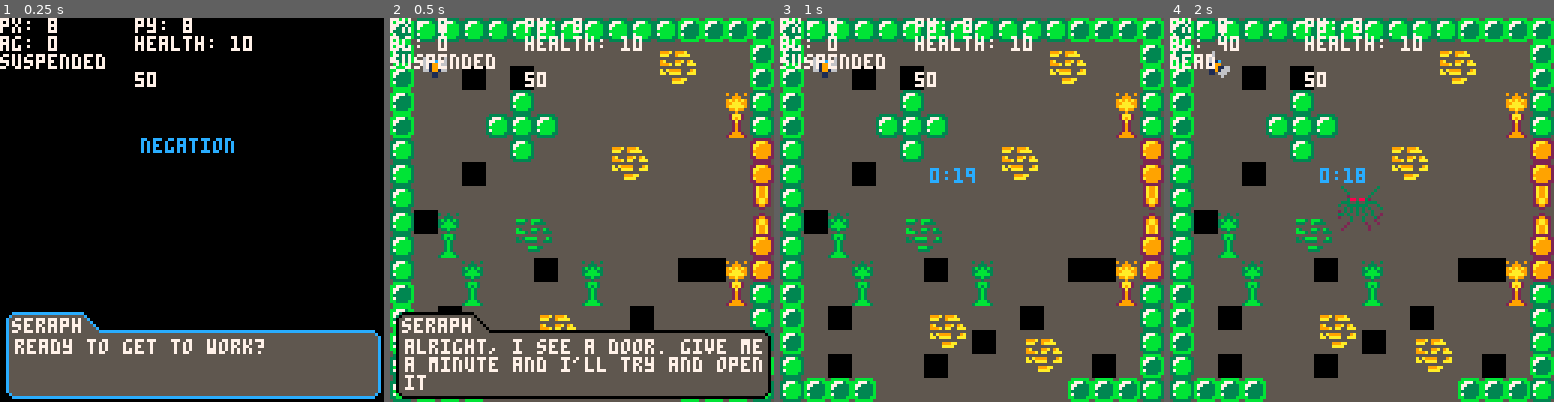
Above: before the commit, frames 1-4 (left to right).
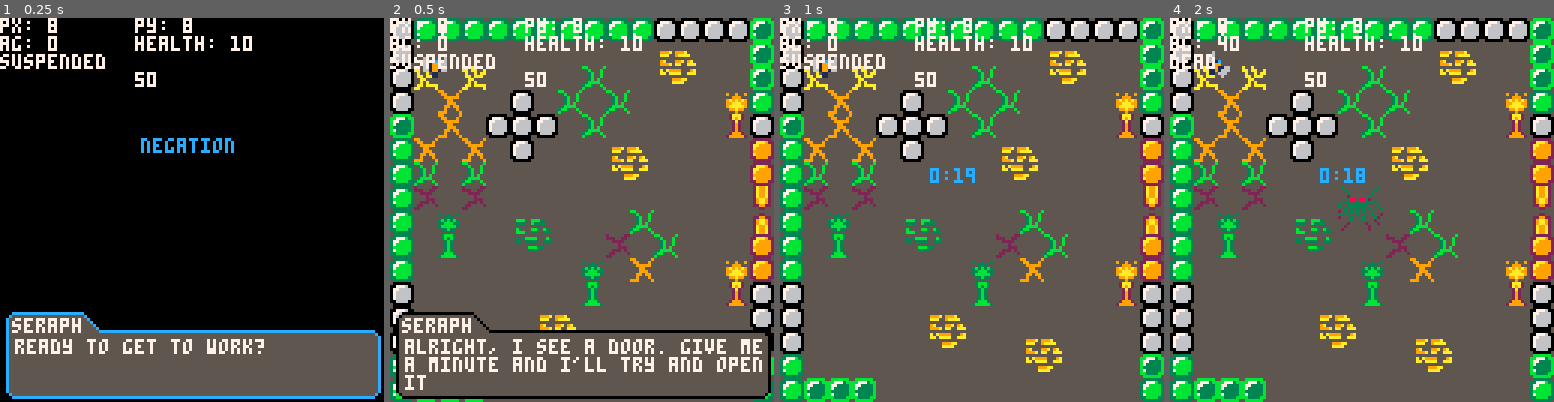
Above: after the commit, the same moments.

Repository: kbrewington/Negation
Game: PICO-8 cartridge negation.p8
Two runs of this game, one before a commit and one after it. Both use one fixed random seed, a clock stepped at 60 frames per second and the inputs below.
Inputs:
- Up to frame 1 (0.25 s): no input
- Up to frame 2 (0.5 s): tap X (X key) at 0.33 s
- Up to frame 3 (1 s): tap O (Z key) at 0.7 s
- Up to frame 4 (2 s): tap X (X key) at 1.07, 1.85 s; hold Right from 1.6 s (still down); tap O (Z key) at 1.7 s

Frame 1 is identical in both runs. In frame 2, 12% of the frame differs, in the area x 0-100%, y 0-100%; in frame 3, 15%; in frame 4, 15%.

Commit message:
Added 2 New Bosses, altered level 1 a bit
I added sprites for 2 bosses and their projectiles. I also made some changes to the first level to try and mix up the colorrs a bit

Diff:
--- a/negation.p8
+++ b/negation.p8
@@ -930,168 +930,168 @@
 
 
 __gff__
-0001000000000101000000000000000000000000000000000000000000000000000000000001000000000000000000000000000000000000000000000000000000000000000000000000000000000000000000000000000000000000000000000000000000000000000000000000000000000000000000000000000000000000
+0001000000000101000000000000000000000000000000000000000000000000000000000001000000000000000000000000000000000000000000000100000000000000000000000000000000000000000000000000000000000000000000000000000000000000000000000000000000000000000000000000000000000000
 0000000000000000000000000000000000000000000000000000000000000000000000000000000000000000000000000000000000000000000000000000000000000000000000000000000000000000000000000000000000000000000000000000000000000000000000000000000000000000000000000000000000000000
 __map__
-2506060606060606060606062525252500000000000000000000000000000000000000000000000000000000000000000000000000000000000000000000000000000000000000000000000000000000000000000000000000000000000000000000000000000000000000000000000000000000000000000000000000000000
-2503030303030303030303040503032500000000000000000000000000000000000000000000000000000000000000000000000000000000000000000000000000000000000000000000000000000000000000000000000000000000000000000000000000000000000000000000000000000000000000000000000000000000
-2503031213121303030303141503032505000000000000000000000000000000000000000000000000000000000000000000000000000000000000000000000000000000000000000000000000000000000000000000000000000000000000000000000000000000000000000000000000000000000000000000000000000000
-2503030303060303030303030303d30615000000000000000000000000000000000000000000000000000000000000000000000000000000000000000000000000000000000000000000000000000000000000000000000000000000000000000000000000000000000000000000000000000000000000000000000000000000
-2503030306060603030303030303c90605000000000000000000000000000000000000000000000000000000000000000000000000000000000000000000000000000000000000000000000000000000000000000000000000000000000000000000000000000000000000000000000000000000000000000000000000000000
-0603030303060303030405030303030715000000000000000000000000000000000000000000000000000000000000000000000000000000000000000000000000000000000000000000000000000000000000000000000000000000000000000000000000000000000000000000000000000000000000000000000000000000
-0603131213030303031415030303030705000000000000000000000000000000000000000000000000000000000000000000000000000000000000000000000000000000000000000000000000000000000000000000000000000000000000000000000000000000000000000000000000000000000000000000000000000000
-0603030303030303030303030303030803000000000000000000000000000000000000000000000000000000000000000000000000000000000000000000000000000000000000000000000000000000000000000000000000000000000000000000000000000000000000000000000000000000000000000000000000000000
-0612c303132a2b03030303030303031813000000000000000000000000000000000000000000000000000000000000000000000000000000000000000000000000000000000000000000000000000000000000000000000000000000000000000000000000000000000000000000000000000000000000000000000000000000
-0603ca03033a3b03030303030303030703000000000000000000000000000000000000000000000000000000000000000000000000000000000000000000000000000000000000000000000000000000000000000000000000000000000000000000000000000000000000000000000000000000000000000000000000000000
-061303c303131213c30303031212d30713000000000000000000000000000000000000000000000000000000000000000000000000000000000000000000000000000000000000000000000000000000000000000000000000000000000000000000000000000000000000000000000000000000000000000000000000000000
-250303ca03030303ca0303030303c90603000000000000000000000000000000000000000000000000000000000000000000000000000000000000000000000000000000000000000000000000000000000000000000000000000000000000000000000000000000000000000000000000000000000000000000000000000000
-2513120303130405030312030303130613000000000000000000000000000000000000000000000000000000000000000000000000000000000000000000000000000000000000000000000000000000000000000000000000000000000000000000000000000000000000000000000000000000000000000000000000000000
-2503030303031415120304050303030600000000000000000000000000000000000000000000000000000000000000000000000000000000000000000000000000000000000000000000000000000000000000000000000000000000000000000000000000000000000000000000000000000000000000000000000000000000
-0613120303131203030314150312132500000000000000000000000000000000000000000000000000000000000000000000000000000000000000000000000000000000000000000000000000000000000000000000000000000000000000000000000000000000000000000000000000000000000000000000000000000000
-0625252503030303030303032525250600000000000000000000000000000000000000000000000000000000000000000000000000000000000000000000000000000000000000000000000000000000000000000000000000000000000000000000000000000000000000000000000000000000000000000000000000000000
-0000002506060606252506062525250000000000000000000000000000000000000000000000000000000000000000000000000000000000000000000000000000000000000000000000000000000000000000000000000000000000000000000000000000000000000000000000000000000000000000000000000000000000
-0000000000000000000000000000000000000000000000000000000000000000000000000000000000000000000000000000000000000000000000000000000000000000000000000000000000000000000000000000000000000000000000000000000000000000000000000000000000000000000000000000000000000000
-0000000000000000000000000000000000000000000000000000000000000000000000000000000000000000000000000000000000000000000000000000000000000000000000000000000000000000000000000000000000000000000000000000000000000000000000000000000000000000000000000000000000000000
-0000000000000000000000000000000000000000000000000000000000000000000000000000000000000000000000000000000000000000000000000000000000000000000000000000000000000000000000000000000000000000000000000000000000000000000000000000000000000000000000000000000000000000
-0000000000000000000000000000000000000000000000000000000000000000000000000000000000000000000000000000000000000000000000000000000000000000000000000000000000000000000000000000000000000000000000000000000000000000000000000000000000000000000000000000000000000000
-0000000000000000000000000000000000000000000000000000000000000000000000000000000000000000000000000000000000000000000000000000000000000000000000000000000000000000000000000000000000000000000000000000000000000000000000000000000000000000000000000000000000000000
-0000000000000000000000000000000000000000000000000000000000000000000000000000000000000000000000000000000000000000000000000000000000000000000000000000000000000000000000000000000000000000000000000000000000000000000000000000000000000000000000000000000000000000
-0000000000000000000000000000000000000000000000000000000000000000000000000000000000000000000000000000000000000000000000000000000000000000000000000000000000000000000000000000000000000000000000000000000000000000000000000000000000000000000000000000000000000000
-0000000000000000000000000000000000000000000000000000000000000000000000000000000000000000000000000000000000000000000000000000000000000000000000000000000000000000000000000000000000000000000000000000000000000000000000000000000000000000000000000000000000000000
-0000000000000000000000000000000000000000000000000000000000000000000000000000000000000000000000000000000000000000000000000000000000000000000000000000000000000000000000000000000000000000000000000000000000000000000000000000000000000000000000000000000000000000
-0000000000000000000000000000000000000000000000000000000000000000000000000000000000000000000000000000000000000000000000000000000000000000000000000000000000000000000000000000000000000000000000000000000000000000000000000000000000000000000000000000000000000000
-0000000000000000000000000000000000000000000000000000000000000000000000000000000000000000000000000000000000000000000000000000000000000000000000000000000000000000000000000000000000000000000000000000000000000000000000000000000000000000000000000000000000000000
-0000000000000000000000000000000000000000000000000000000000000000000000000000000000000000000000000000000000000000000000000000000000000000000000000000000000000000000000000000000000000000000000000000000000000000000000000000000000000000000000000000000000000000
-0000000000000000000000000000000000000000000000000000000000000000000000000000000000000000000000000000000000000000000000000000000000000000000000000000000000000000000000000000000000000000000000000000000000000000000000000000000000000000000000000000000000000000
-0000000000000000000000000000000000000000000000000000000000000000000000000000000000000000000000000000000000000000000000000000000000000000000000000000000000000000000000000000000000000000000000000000000000000000000000000000000000000000000000000000000000000000
-0000000000000000000000000000000000000000000000000000000000000000000000000000000000000000000000000000000000000000000000000000000000000000000000000000000000000000000000000000000000000000000000000000000000000000000000000000000000000000000000000000000000000000
-…(130 lines of a section not shown)…
+3c060606060606060606063c3c3c3c2500000000000000000000000000000000000000000000000000000000000000000000000000000000000000000000000000000000000000000000000000000000000000000000000000000000000000000000000000000000000000000000000000000000000000000000000000000000
+3c03030303030303030303040503032500000000000000000000000000000000000000000000000000000000000000000000000000000000000000000000000000000000000000000000000000000000000000000000000000000000000000000000000000000000000000000000000000000000000000000000000000000000
+3c37033703030303130303141503032505000000000000000000000000000000000000000000000000000000000000000000000000000000000000000000000000000000000000000000000000000000000000000000000000000000000000000000000000000000000000000000000000000000000000000000000000000000
+3c031603033c0313031303030303d30615000000000000000000000000000000000000000000000000000000000000000000000000000000000000000000000000000000000000000000000000000000000000000000000000000000000000000000000000000000000000000000000000000000000000000000000000000000
+253216033c3c3c32130303030303c93c05000000000000000000000000000000000000000000000000000000000000000000000000000000000000000000000000000000000000000000000000000000000000000000000000000000000000000000000000000000000000000000000000000000000000000000000000000000
+06163216323c3232030405030303030715000000000000000000000000000000000000000000000000000000000000000000000000000000000000000000000000000000000000000000000000000000000000000000000000000000000000000000000000000000000000000000000000000000000000000000000000000000
+0613031303323232031415030303030705000000000000000000000000000000000000000000000000000000000000000000000000000000000000000000000000000000000000000000000000000000000000000000000000000000000000000000000000000000000000000000000000000000000000000000000000000000
+0622032203033203030303030303030803000000000000000000000000000000000000000000000000000000000000000000000000000000000000000000000000000000000000000000000000000000000000000000000000000000000000000000000000000000000000000000000000000000000000000000000000000000
+0603c303032a2b03030313030303031803000000000000000000000000000000000000000000000000000000000000000000000000000000000000000000000000000000000000000000000000000000000000000000000000000000000000000000000000000000000000000000000000000000000000000000000000000000
+0603ca03033a3b03032203130303030703000000000000000000000000000000000000000000000000000000000000000000000000000000000000000000000000000000000000000000000000000000000000000000000000000000000000000000000000000000000000000000000000000000000000000000000000000000
+0632030303030303c30316030303d30703000000000000000000000000000000000000000000000000000000000000000000000000000000000000000000000000000000000000000000000000000000000000000000000000000000000000000000000000000000000000000000000000000000000000000000000000000000
+3c03030303030303ca0303030303c93c03000000000000000000000000000000000000000000000000000000000000000000000000000000000000000000000000000000000000000000000000000000000000000000000000000000000000000000000000000000000000000000000000000000000000000000000000000000
+3c03030303030405030303030303033c03000000000000000000000000000000000000000000000000000000000000000000000000000000000000000000000000000000000000000000000000000000000000000000000000000000000000000000000000000000000000000000000000000000000000000000000000000000
+3c03030303031415030304050303033c00000000000000000000000000000000000000000000000000000000000000000000000000000000000000000000000000000000000000000000000000000000000000000000000000000000000000000000000000000000000000000000000000000000000000000000000000000000
+0603030303030303030314150303032500000000000000000000000000000000000000000000000000000000000000000000000000000000000000000000000000000000000000000000000000000000000000000000000000000000000000000000000000000000000000000000000000000000000000000000000000000000
+0625252503030303030303030303030600000000000000000000000000000000000000000000000000000000000000000000000000000000000000000000000000000000000000000000000000000000000000000000000000000000000000000000000000000000000000000000000000000000000000000000000000000000
+000000253c3c3c06252506062525250000000000000000000000000000000000000000000000000000000000000000000000000000000000000000000000000000000000000000000000000000000000000000000000000000000000000000000000000000000000000000000000000000000000000000000000000000000000
+0000000000000000000000000000000000000000000000000000000000000000000000000000000000000000000000000000000000000000000000000000000000000000000000000000000000000000000000000000000000000000000000000000000000000000000000000000000000000000000000000000000000000000
+0000000000000000000000000000000000000000000000000000000000000000000000000000000000000000000000000000000000000000000000000000000000000000000000000000000000000000000000000000000000000000000000000000000000000000000000000000000000000000000000000000000000000000
+0000000000000000000000000000000000000000000000000000000000000000000000000000000000000000000000000000000000000000000000000000000000000000000000000000000000000000000000000000000000000000000000000000000000000000000000000000000000000000000000000000000000000000
+0000000000000000000000000000000000000000000000000000000000000000000000000000000000000000000000000000000000000000000000000000000000000000000000000000000000000000000000000000000000000000000000000000000000000000000000000000000000000000000000000000000000000000
+0000000000000000000000000000000000000000000000000000000000000000000000000000000000000000000000000000000000000000000000000000000000000000000000000000000000000000000000000000000000000000000000000000000000000000000000000000000000000000000000000000000000000000
+0000000000000000000000000000000000000000000000000000000000000000000000000000000000000000000000000000000000000000000000000000000000000000000000000000000000000000000000000000000000000000000000000000000000000000000000000000000000000000000000000000000000000000
+0000000000000000000000000000000000000000000000000000000000000000000000000000000000000000000000000000000000000000000000000000000000000000000000000000000000000000000000000000000000000000000000000000000000000000000000000000000000000000000000000000000000000000
+0000000000000000000000000000000000000000000000000000000000000000000000000000000000000000000000000000000000000000000000000000000000000000000000000000000000000000000000000000000000000000000000000000000000000000000000000000000000000000000000000000000000000000
+0000000000000000000000000000000000000000000000000000000000000000000000000000000000000000000000000000000000000000000000000000000000000000000000000000000000000000000000000000000000000000000000000000000000000000000000000000000000000000000000000000000000000000
+0000000000000000000000000000000000000000000000000000000000000000000000000000000000000000000000000000000000000000000000000000000000000000000000000000000000000000000000000000000000000000000000000000000000000000000000000000000000000000000000000000000000000000
+0000000000000000000000000000000000000000000000000000000000000000000000000000000000000000000000000000000000000000000000000000000000000000000000000000000000000000000000000000000000000000000000000000000000000000000000000000000000000000000000000000000000000000
+0000000000000000000000000000000000000000000000000000000000000000000000000000000000000000000000000000000000000000000000000000000000000000000000000000000000000000000000000000000000000000000000000000000000000000000000000000000000000000000000000000000000000000
+0000000000000000000000000000000000000000000000000000000000000000000000000000000000000000000000000000000000000000000000000000000000000000000000000000000000000000000000000000000000000000000000000000000000000000000000000000000000000000000000000000000000000000
+0000000000000000000000000000000000000000000000000000000000000000000000000000000000000000000000000000000000000000000000000000000000000000000000000000000000000000000000000000000000000000000000000000000000000000000000000000000000000000000000000000000000000000
+0000000000000000000000000000000000000000000000000000000000000000000000000000000000000000000000000000000000000000000000000000000000000000000000000000000000000000000000000000000000000000000000000000000000000000000000000000000000000000000000000000000000000000
+…(130 lines of a section not shown)…
Not shown, changed: 52 lines of the sprite sheet (__gfx__) section of negation.p8
Not shown, changed: the music (__music__) section of negation.p8
Not shown, changed: the sound effects (__sfx__) section of negation.p8
